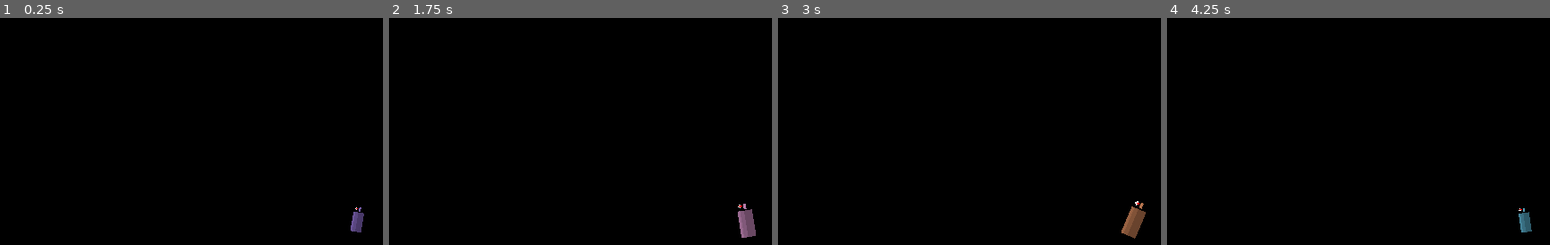
Above: before the commit, frames 1-4 (left to right).
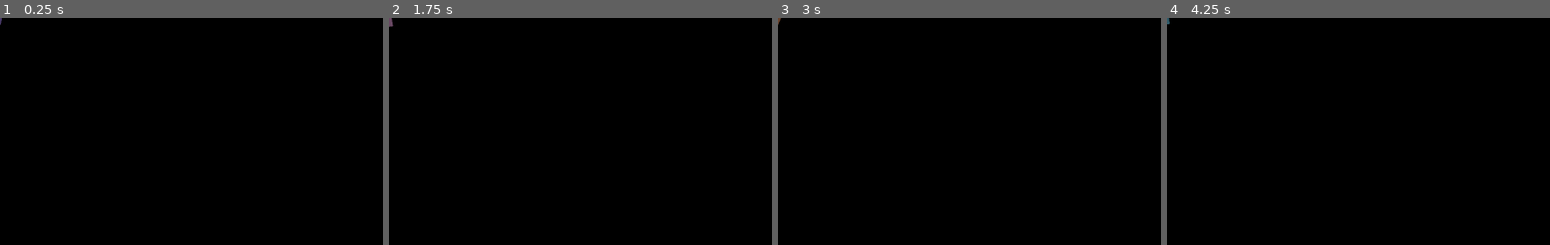
Above: after the commit, the same moments.

Repository: yimmit303/Global-Game-Jam-2020
Game: Godot game, scene res://Scenes/Scrap.tscn
The game is run twice, just before and just after one commit, with the same random seed, the same clock (stepped at 60 frames per second) and the same inputs. This scene is started directly instead of the project's main scene.
Inputs:
- Up to frame 1 (0.25 s): no input
- Up to frame 2 (1.75 s): tap Space (gravity_beam) at 0.6, 1.35 s
- Up to frame 3 (3 s): tap Space (gravity_beam) at 2.1, 2.85 s; tap Enter at 2.75 s
- Up to frame 4 (4.25 s): tap Space (gravity_beam) at 3.5, 3.6 s

The runs differ from the first frame. In frame 1, 0.3% of the frame differs, in the area x 0-96%, y 0-95%; in frame 2, 0.5%; in frame 3, 0.6%, in the area x 0-97%, y 0-98%; in frame 4, 0.3%.

Commit message:
Removed the testing scrap camera

Diff:
--- a/Scenes/Scrap.tscn
+++ b/Scenes/Scrap.tscn
@@ -4,7 +4,3 @@
 
 [node name="Scrap" type="Node2D"]
 script = ExtResource( 1 )
-
-[node name="Camera2D" type="Camera2D" parent="."]
-current = true
-zoom = Vector2( 0.5, 0.5 )
